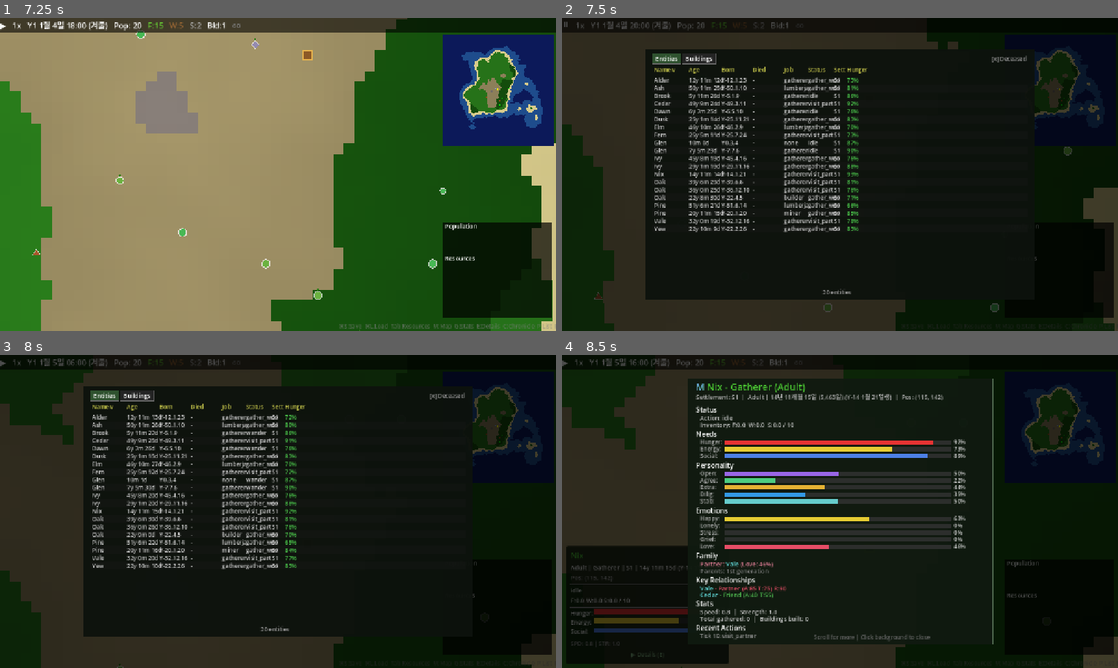
Above: before the commit, frames 1-4 (two rows, left to right).
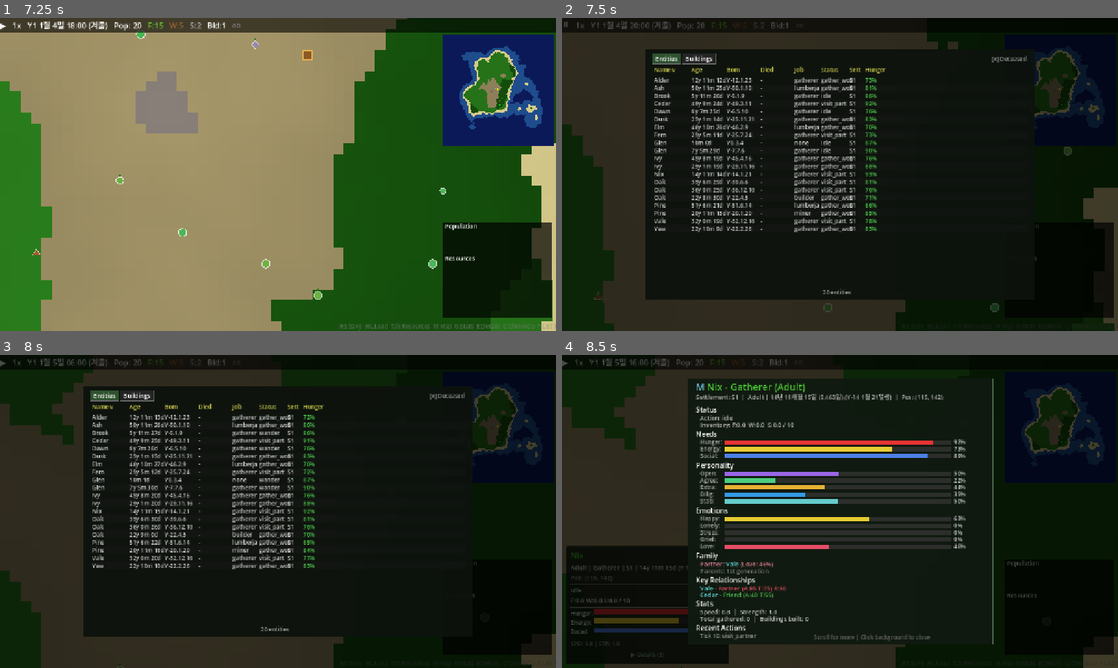
Above: after the commit, the same moments.

Repository: hyunlord/new-world
Game: Godot game, scene res://scenes/main/main.tscn
The game is run twice, just before and just after one commit, with the same random seed, the same clock (stepped at 60 frames per second) and the same inputs.
Inputs (mouse positions are in pixels of both pictures, inside the frame that each line leads up to):
- Up to frame 1 (7.25 s): tap Enter at 0.5, 3.5 s; drag from (494, 89) to (333, 105) at 0.52 s; drag from (494, 271) to (250, 237) at 1.27 s; tap Space at 2, 3.77, 5.75 s; move the mouse to (278, 174) at 2.02 s; hold D 2.03-2.75 s; tap Tab at 2.1 s; click (278, 174) at 2.17 s; drag from (250, 237) to (111, 127) at 2.77 s; move the mouse to (444, 221) at 3.52 s; hold A 3.53-4.25 s; tap G at 3.6 s; drag from (111, 127) to (194, 96) at 4.27 s; click "▶ Details (E)" at 5 s; move the mouse to (278, 174) at 5.77 s; hold S 5.78-6.5 s; tap N at 5.85 s; click (278, 174) at 5.92 s; drag from (194, 96) to (166, 190) at 6.52 s
- Up to frame 2 (7.5 s): move the mouse to (962, 158) at 7.27 s; hold W from 7.28 s (still down); tap P at 7.35 s
- Up to frame 3 (8 s): keep holding W; tap Space at 7.52 s
- Up to frame 4 (8.5 s): release W at 8 s; drag from (840, 511) to (812, 574) at 8.02 s

Frame 1 is identical in both runs. In frame 2, 5.9% of the frame differs, in the area x 22-59%, y 15-69%; in frame 3, 5.9%; in frame 4, nothing differs.

Commit message:
style(list-panel): add 6px column padding between all columns
Co-Authored-By: Claude Sonnet 4.5 <noreply@anthropic.com>

Diff:
--- a/scripts/ui/list_panel.gd
+++ b/scripts/ui/list_panel.gd
@@ -23,6 +23,7 @@
 var _page: int = 0
 const ITEMS_PER_PAGE: int = 30
 const ROW_HEIGHT: float = 18.0
+const COL_PAD: float = 6.0
 
 ## Scroll
 var _scroll_offset: float = 0.0
@@ -257,7 +258,7 @@
 		var header_rect := Rect2(col_x, cy, col.width, 16)
 		draw_string(font, Vector2(col_x, cy + 12), label, HORIZONTAL_ALIGNMENT_LEFT, -1, fs_small, Color(0.8, 0.8, 0.3))
 		_sort_rects.append({"rect": header_rect, "key": col.key})
-		col_x += col.width
+		col_x += col.width + COL_PAD
 	cy += 18.0
 	draw_line(Vector2(cx, cy), Vector2(panel_w - 15, cy), Color(0.3, 0.3, 0.3), 1.0)
 	cy += 4.0
@@ -291,26 +292,26 @@
 		if is_deceased:
 			display_name = "☠ " + display_name
 		draw_string(font, Vector2(col_x, draw_y + 14), display_name, HORIZONTAL_ALIGNMENT_LEFT, col_x + ENTITY_COLUMNS[0].width - 5, fs_small, text_color if not is_deceased else Color(0.6, 0.4, 0.4))
-		col_x += ENTITY_COLUMNS[0].width
+		col_x += ENTITY_COLUMNS[0].width + COL_PAD
 
 		# Age (short format)
 		var age_text: String = row.get("age_display", "%d" % int(row.age))
 		draw_string(font, Vector2(col_x, draw_y + 14), age_text, HORIZONTAL_ALIGNMENT_LEFT, -1, fs_small, text_color)
-		col_x += ENTITY_COLUMNS[1].width
+		col_x += ENTITY_COLUMNS[1].width + COL_PAD
 
 		# Born
 		draw_string(font, Vector2(col_x, draw_y + 14), row.get("born_display", "?"), HORIZONTAL_ALIGNMENT_LEFT, -1, fs_small, text_color)
-		col_x += ENTITY_COLUMNS[2].width
+		col_x += ENTITY_COLUMNS[2].width + COL_PAD
 
 		# Died
 		var died_text: String = row.get("died_display", "-")
 		var died_color: Color = Color(0.6, 0.3, 0.3) if is_deceased else text_color
 		draw_string(font, Vector2(col_x, draw_y + 14), died_text, HORIZONTAL_ALIGNMENT_LEFT, -1, fs_small, died_color)
-		col_x += ENTITY_COLUMNS[3].width
+		col_x += ENTITY_COLUMNS[3].width + COL_PAD
 
 		# Job
 		draw_string(font, Vector2(col_x, draw_y + 14), str(row.job).substr(0, 8), HORIZONTAL_ALIGNMENT_LEFT, -1, fs_small, text_color)
-		col_x += ENTITY_COLUMNS[4].width
+		col_x += ENTITY_COLUMNS[4].width + COL_PAD
 
 		# Status
 		var status_text: String = str(row.status).substr(0, 10)
@@ -318,12 +319,12 @@
 		if is_deceased:
 			status_color = Color(0.6, 0.3, 0.3)
 		draw_string(font, Vector2(col_x, draw_y + 14), status_text, HORIZONTAL_ALIGNMENT_LEFT, -1, fs_small, status_color)
-		col_x += ENTITY_COLUMNS[5].width
+		col_x += ENTITY_COLUMNS[5].width + COL_PAD
 
 		# Settlement
 		var sett_text: String = "S%d" % row.settlement if row.settlement > 0 else "-"
 		draw_string(font, Vector2(col_x, draw_y + 14), sett_text, HORIZONTAL_ALIGNMENT_LEFT, -1, fs_small, text_color)
-		col_x += ENTITY_COLUMNS[6].width
+		col_x += ENTITY_COLUMNS[6].width + COL_PAD
 
 		# Hunger
 		if not is_deceased:
@@ -356,7 +357,7 @@
 	for col in BUILDING_COLUMNS:
 		var label: String = col.label
 		draw_string(font, Vector2(col_x, cy + 12), label, HORIZONTAL_ALIGNMENT_LEFT, -1, fs_small, Color(0.8, 0.8, 0.3))
-		col_x += col.width
+		col_x += col.width + COL_PAD
 	cy += 18.0
 	draw_line(Vector2(cx, cy), Vector2(panel_w - 15, cy), Color(0.3, 0.3, 0.3), 1.0)
 	cy += 4.0
@@ -369,14 +370,14 @@
 
 		col_x = cx + 5
 		draw_string(font, Vector2(col_x, cy + 14), b.building_type.capitalize(), HORIZONTAL_ALIGNMENT_LEFT, -1, fs_small, text_color)
-		col_x += BUILDING_COLUMNS[0].width
+		col_x += BUILDING_COLUMNS[0].width + COL_PAD
 
 		var sett_text: String = "S%d" % b.settlement_id if b.settlement_id > 0 else "-"
 		draw_string(font, Vector2(col_x, cy + 14), sett_text, HORIZONTAL_ALIGNMENT_LEFT, -1, fs_small, text_color)
-		col_x += BUILDING_COLUMNS[1].width
+		col_x += BUILDING_COLUMNS[1].width + COL_PAD
 
 		draw_string(font, Vector2(col_x, cy + 14), "(%d,%d)" % [b.tile_x, b.tile_y], HORIZONTAL_ALIGNMENT_LEFT, -1, fs_small, text_color)
-		col_x += BUILDING_COLUMNS[2].width
+		col_x += BUILDING_COLUMNS[2].width + COL_PAD
 
 		var status: String = "Built" if b.is_built else "%d%%" % int(b.build_progress * 100)
 		draw_string(font, Vector2(col_x, cy + 14), status, HORIZONTAL_ALIGNMENT_LEFT, -1, fs_small, Color(0.3, 0.8, 0.3) if b.is_built else Color(0.9, 0.7, 0.2))
